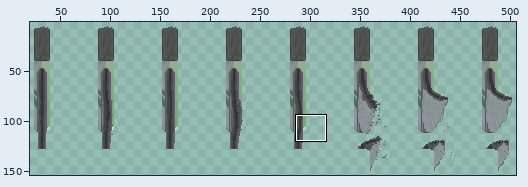
Edited in one commit: sprite sheet (Assets/Art/Sprites/Tilesets/TestingCentreClean/StripedDoorwayVerticalDoorBreak.png). The first picture is a wide view before the edit; the outline marks the close-up.
Close-up. Before:
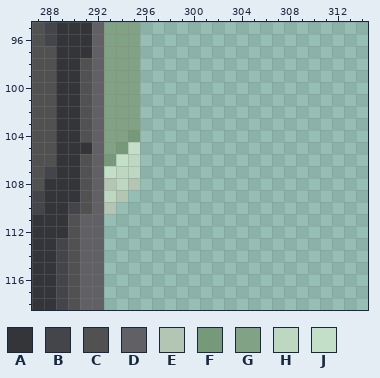
The file is 512x168 pixels. Colours within 5 levels of each other are drawn and written as one. Shown: x 287..314, y 95..118. The wide view leaves out empty margins. The commit also changed other parts of the picture, which this record leaves out.
Palette (. is transparent): A #333539  B #43454b  C #515151  D #616065  E #b3c6b4  F #759979  G #81a284  H #bdd7c0  J #c4dfc7
Pixels before, first column x 287:
 95 CBAAADGGG
 96 CBAAADGGG
 97 CCAAADGGG
 98 CCAACDGGG
 99 CCAACDGGG
100 CCAACDGGG
101 CCAACDGGG
102 CCAACDGGG
103 CCAACDGGG
104 CCAACDGGF
105 CCAAADGFJ
106 CCAACDFJH
107 CBAACDJHH
108 CAAACDEHE
109 BAAACDHE.
110 BAABCDE..
111 AAACDD...
112 AAACDD...
113 AABCDD...
114 AABCDD...
115 AABCDD...
116 AABCDD...
117 AABCDD...
118 AABCDD...
The result:
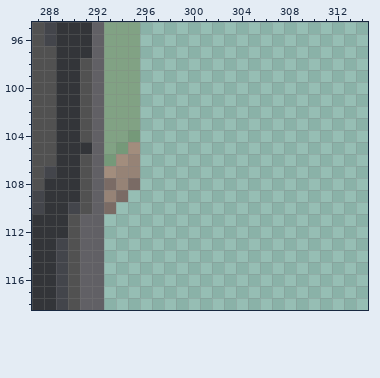
Change:
{"colour":"E","old":"#b3c6b4","new":"#7a6b65"}
{"colour":"H","old":"#bdd7c0","new":"#968376"}
{"colour":"J","old":"#c4dfc7","new":"#a28d7d"}
{"label":"changed","picture_box":[104,142,140,214]}
